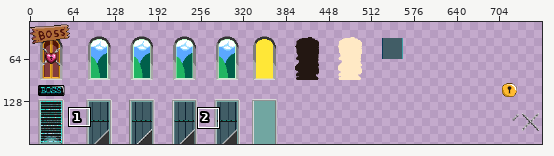
File history of a sprite sheet, assets/images/doors.png. Above: a wide view before the commit, with the close-up outlined.
Close-up. Earlier state:
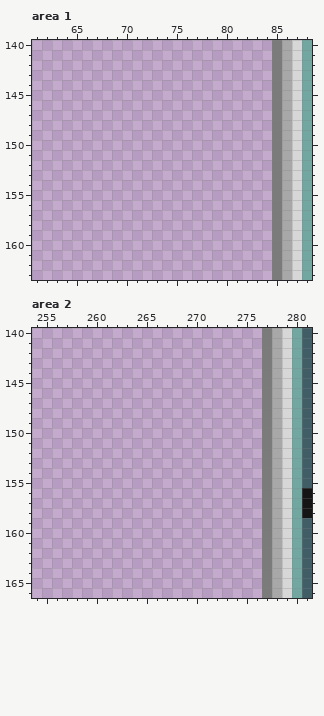
The file is 768x192 pixels. Shown: area 1: x 61..88, y 140..163; area 2: x 254..281, y 140..166. The old version is drawn lined up with the new one. The wide view leaves out empty margins. The commit also changed other parts of the picture, which this record leaves out.
After the commit:
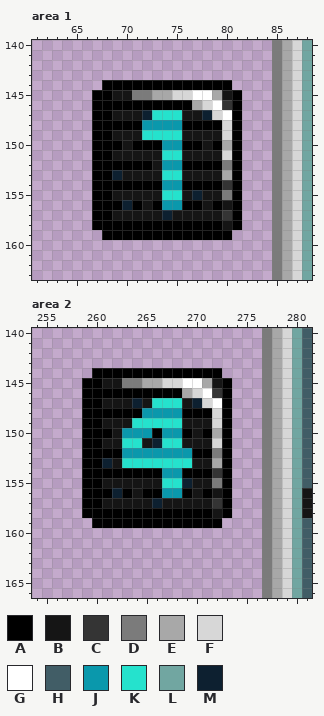
Palette (. is transparent): A #000000  B #151515  C #343434  D #7b7b7b  E #a8a8a8  F #d7d7d7  G #ffffff  H #415d66  J #0a98ac  K #25e2cd  L #71a6a1  M #0d2030
What changed:
drawings rearranged on the sheet (the old picture shows each at its new place)
Changed rows in their new state; - is an unchanged pixel.
Area 1:
first column x 67:
144 -AAAAAAAAAAAAA-
145 AABBDDEEFFGGEBA
146 AAAAAAAAAAEFGCA
147 AABBBMKKKBBMFGA
148 AAAAAJJJJAAAAFA
149 AABBBKKKKBBBBFA
150 AAABAAAJJAABAEA
151 AABBBBBKKBBBBFA
152 AAAAAABJJAAAADA
153 AAMBBBBKKBBBBEA
154 AAAAAAAJJAAAACA
155 AABBBBBKKBMBBDA
156 AAAMABAJJAABABA
157 AABBBBBMBBBBBCA
158 AAAAAAAAAAAAABA
159 -AAAAAAAAAAAAA-
Area 2:
first column x 259:
144 -AAAAAAAAAAAAA-
145 AABBDDEEFFGGEBA
146 AAAAAAAAAAEFGCA
147 AABBBMBKKKBMFGA
148 AAAAAAJJJJAAAFA
149 AABBBKKKKKBBBFA
150 AAABJJJAJJABAEA
151 AABBKKBMKKBBBFA
152 AAAAJJJJJJJAADA
153 AAMBKKKKKKKBBEA
154 AAAAAAAAJJAAACA
155 AABBBBBBKKMBBDA
156 AAAMABAAJJABABA
157 AABBBBBMBBBBBCA
158 AAAAAAAAAAAAABA
159 -AAAAAAAAAAAAA-
Boxes around the changes in both close-ups, in picture pixels (x1, y1, x2, y2):
added: (92, 80, 242, 240)
added: (82, 368, 232, 528)
